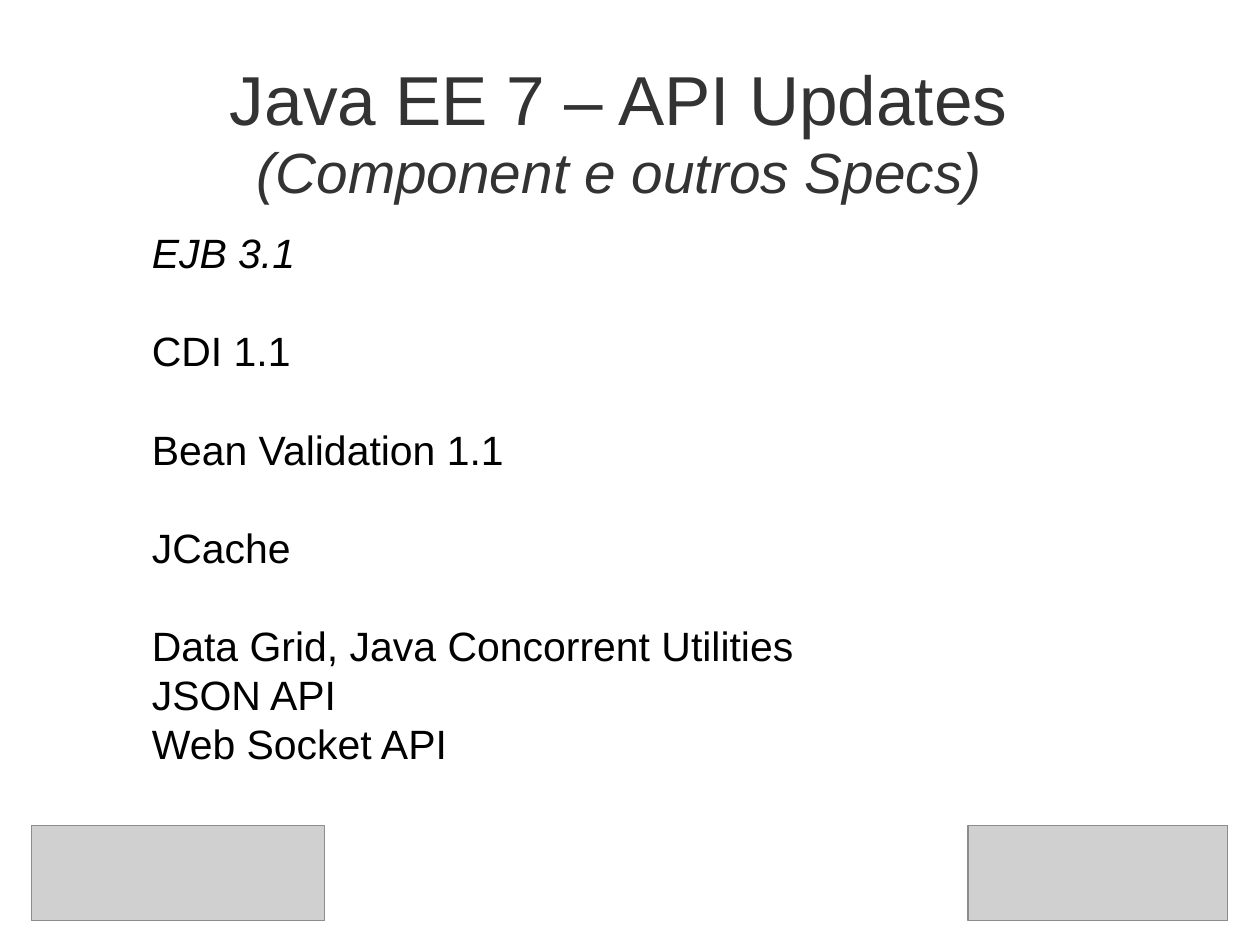
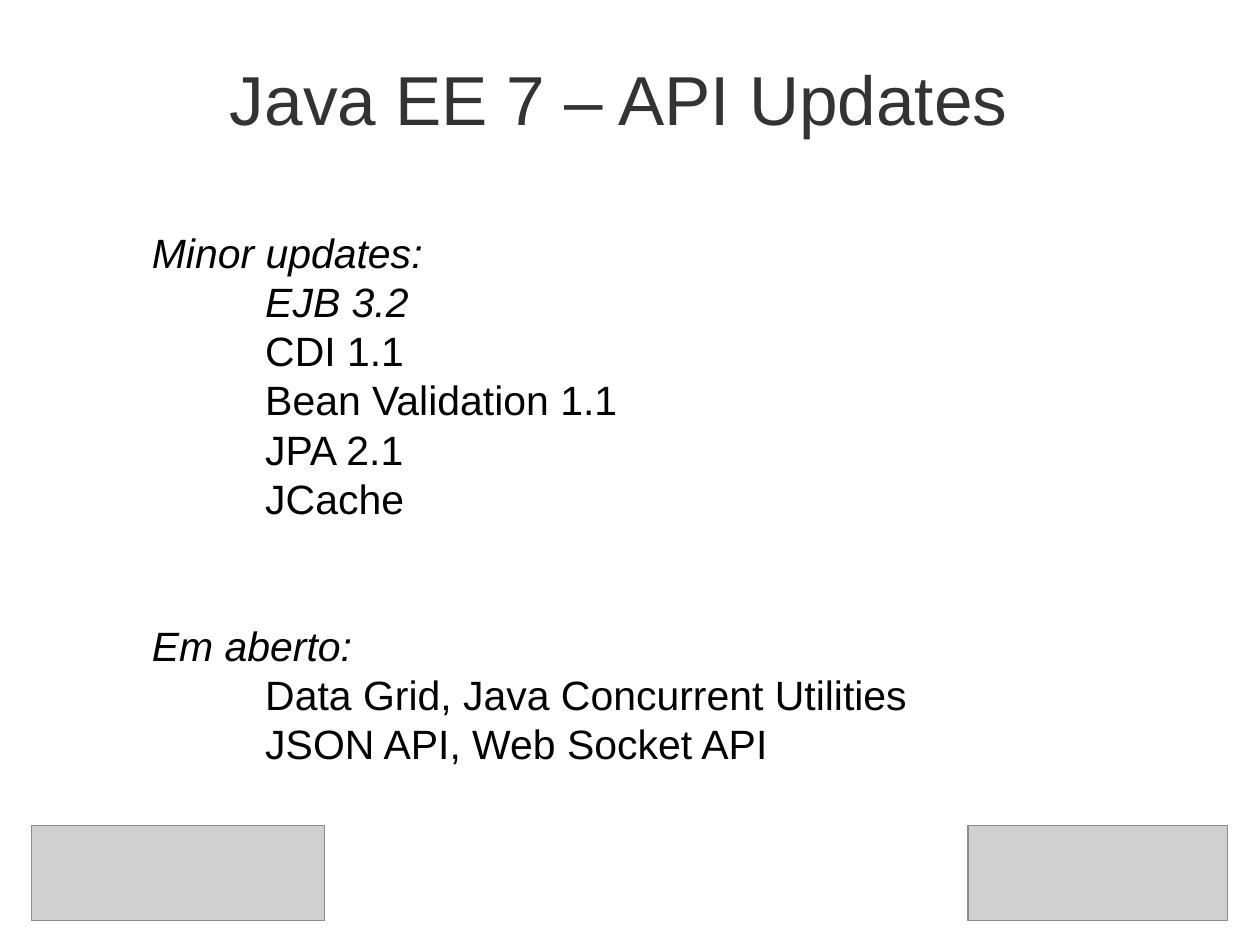
Before and after one commit to steppat/caelumday, a slide deck: slide 27 of caelumday2011.odp (slide 16 before the commit). Drawn at 1260x945 pixels with LibreOffice and Linux fonts; fonts in the diff are those of the drawing; grey boxes stand for pictures; background and template pictures are left out. Boxes give left, top, right and bottom in pixels: in the first picture for what was removed or moved away, otherwise in the second. Text is boxed around its words. In the diff, an @@ line names an element or a change of style, - is before the commit and + after.

```diff
--- a/caelumday2011.odp
+++ b/caelumday2011.odp
@@ title at (230,74,1007,138): text changed; size 36 to 44 pt; italic off @@
-Java EE 7 – API Updates
-(Component e outros Specs)
+Java EE 7 – API Updates
@@ text at (152,238,423,318): text changed @@
-EJB 3.1
+Minor updates:
+EJB 3.2
@@ text at (265,436,403,466): paragraph added @@
+JPA 2.1
@@ text at (152,631,907,765): text changed @@
-Data Grid, Java Concorrent Utilities
-JSON API
-Web Socket API
+Em aberto:
+Data Grid, Java Concurrent Utilities
+JSON API, Web Socket API
```
Also in this commit, not shown: 13 other slides changed, 24 slides added, 2 slides removed, 16 other files.
